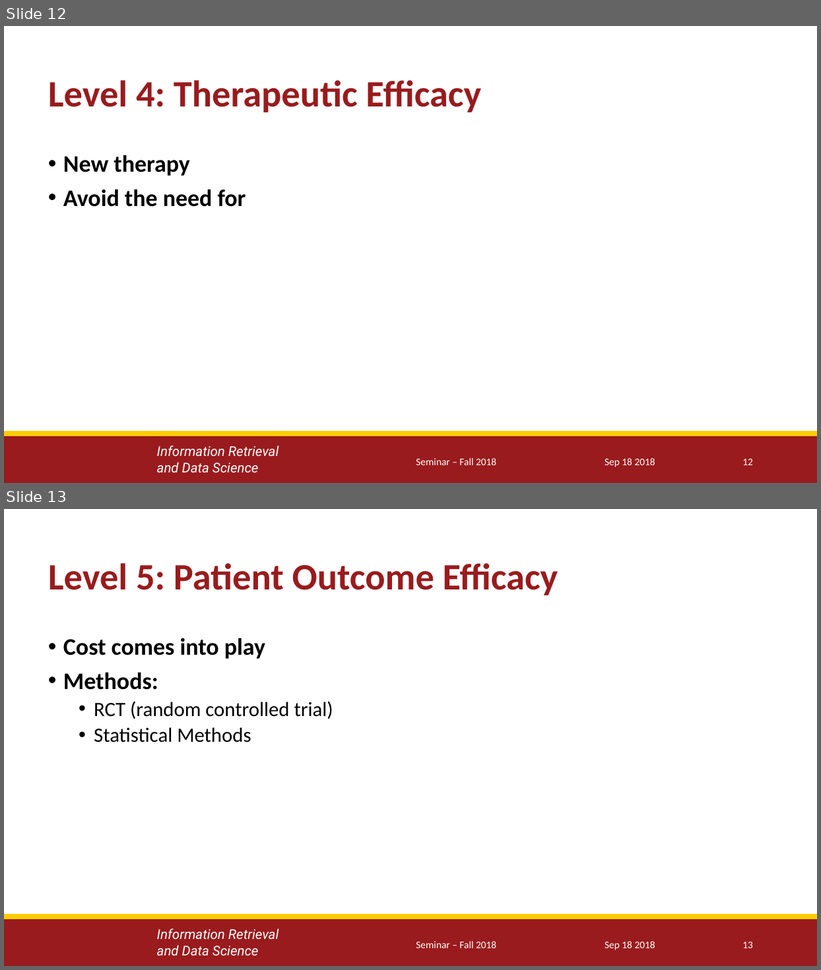
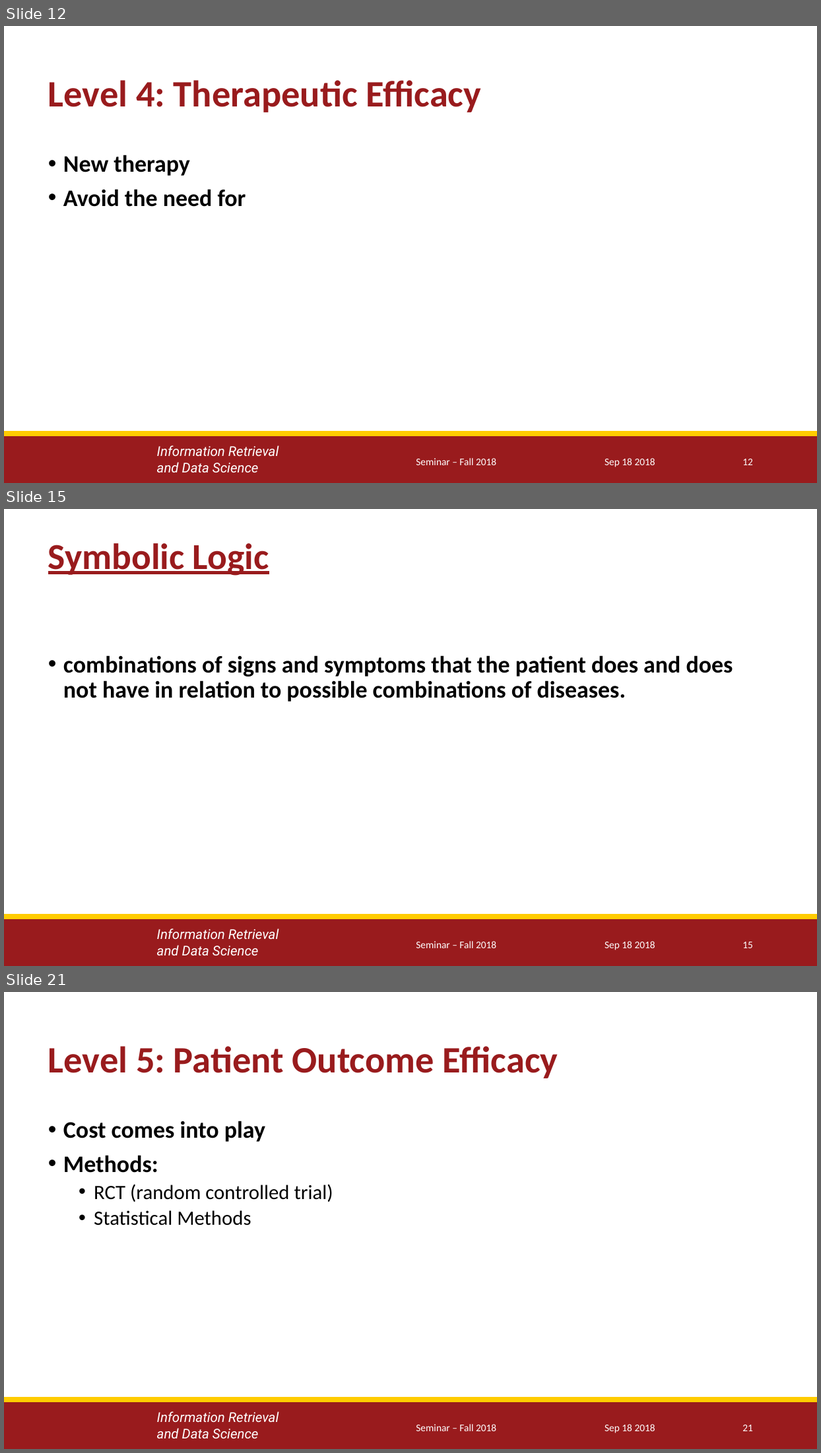
Before and after one commit to yuesOctober/survey, a slide deck: Presentation_1.pptx. Shown one above the other, each under a label of ours: slides 12 and 13 before the commit, slides 12, 15 and 21 after it; the slides between them are not shown. The pictures are 821x970 and 821x1453 pixels, drawn with LibreOffice and Linux fonts; fonts in the diff are those of the drawing; background and template pictures are left out. Boxes give left, top, right and bottom in pixels: in the first picture for what was removed or moved away, otherwise in the second. Text is boxed around its words. In the diff, an @@ line names an element or a change of style, - is before the commit and + after.

```diff
--- a/Presentation_1.pptx
+++ b/Presentation_1.pptx
@@ slide 15 added at [4,509,817,966], background #FFFFFF; not listed: 3 template elements that a slide beside it also shows @@
@@ title added at [48,543,269,576], 32.4 pt, text #991B1D, bold, underline @@
+Symbolic Logic
@@ text added at [63,656,733,702], 21 pt, text #000000, bold @@
+• combinations of signs and symptoms that the patient does and does not have in relation to possible combinations of diseases.
@@ text added at [416,941,496,949], 9 pt, text #FFFFFF @@
+Seminar – Fall 2018
@@ text added at [605,941,655,951], 9 pt, text #FFFFFF @@
+Sep 18 2018
@@ page number added at [743,942,753,949], 9 pt, text #FFFFFF @@
+15
@@ what was slide 13 is now slide 21 @@
@@ page number at [743,1425,753,1432]: text changed @@
-13
+21
```
Also in this commit, not shown: 7 other slides added.
